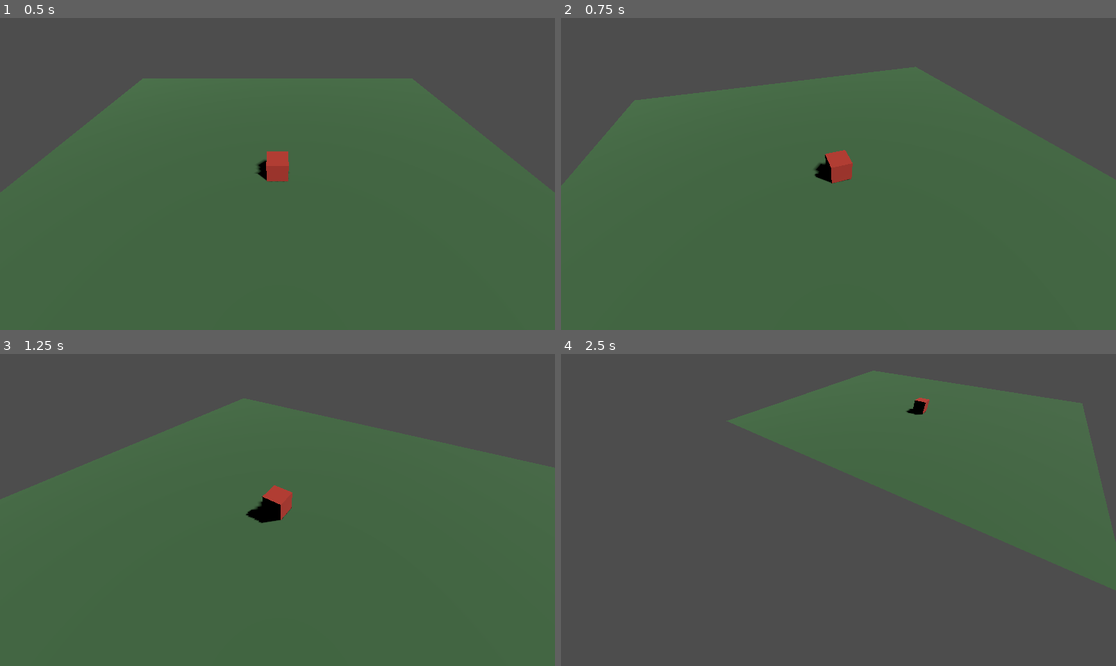
Above: before the commit, frames 1-4 (two rows, left to right).
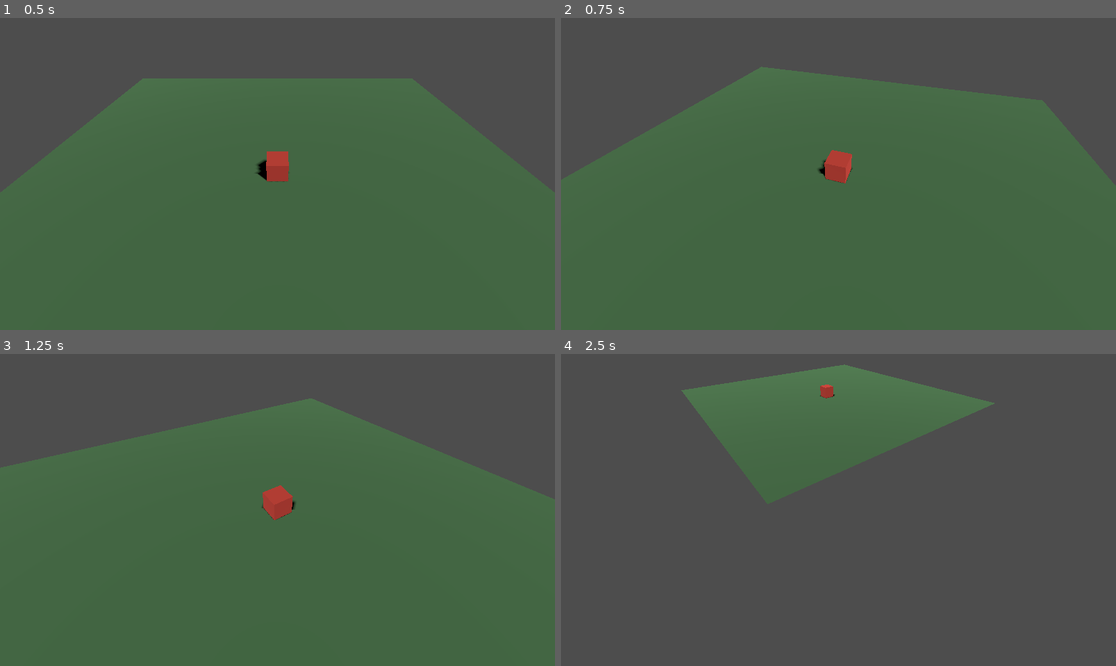
Above: after the commit, the same moments.

Repository: Agdorkiu/Zoo
Game: Godot game, scene res://test/TestScene.tscn
The game is run twice, just before and just after one commit, with the same random seed, the same clock (stepped at 60 frames per second) and the same inputs.
Inputs (mouse positions are in pixels of both pictures, inside the frame that each line leads up to):
- Up to frame 1 (0.5 s): no input
- Up to frame 2 (0.75 s): tap Enter at 0.5 s; move the mouse to (960, 158) at 0.52 s; hold E (camera_rotate_left, bound only after the commit) from 0.53 s (still down); click (960, 158) at 0.67 s
- Up to frame 3 (1.25 s): keep holding E (camera_rotate_left, bound only after the commit); tap Q (camera_rotate_left, bound only before the commit) at 0.8 s
- Up to frame 4 (2.5 s): release E (camera_rotate_left, bound only after the commit) at 1.25 s; drag from (727, 525) to (810, 572) at 1.27 s; tap Space at 2 s; move the mouse to (894, 441) at 2.02 s; hold S (camera_move_back) from 2.03 s (still down); click (894, 441) at 2.17 s; tap Q (camera_rotate_left, bound only before the commit) at 2.3 s

Frame 1 is identical in both runs. In frame 2, 4.8% of the frame differs, in the area x 0-100%, y 15-54%; in frame 3, 4.4%; in frame 4, 22%, in the area x 21-100%, y 3-76%.

Commit message:
v0.2.2
Cambiado el control del click izquierdo al click derecho

Diff:
--- a/camera/camera_rig/CameraRig.gd
+++ b/camera/camera_rig/CameraRig.gd
@@ -17,7 +17,7 @@
 ##   - Teclado Q/E: rotar la cámara (yaw).
 ##   - Rueda del ratón: acercar / alejar (zoom).
 ##   - Botón central + arrastrar a los lados: rotar la cámara (yaw).
-##   - Botón izquierdo + arrastrar: mover la cámara (paneo del mapa).
+##   - Botón derecho + arrastrar: mover la cámara (paneo del mapa).
 ##
 ## Importante: el HUD (TimeHUD, etc.) vive en un CanvasLayer, independiente
 ## de este árbol 3D, así que nunca se ve afectado por este nodo. Además,
@@ -46,27 +46,27 @@
 ## Radianes de rotación por píxel de arrastre horizontal.
 @export var drag_rotate_sensitivity: float = 0.006
 
-## --- Arrastre con botón izquierdo: mover (paneo) ---------------------------
+## --- Arrastre con botón derecho: mover (paneo) ------------------------------
 ## Unidades de mundo por píxel de arrastre, al zoom de referencia (min_zoom).
 @export var drag_pan_sensitivity: float = 0.02
 ## Invierte la dirección del paneo si se siente "al revés".
 @export var invert_pan: bool = false
-## Movimiento máximo (en píxeles) antes de considerar que un clic izquierdo
-## fue en realidad un arrastre. Por debajo de esto, se emite `left_click`
+## Movimiento máximo (en píxeles) antes de considerar que un clic derecho
+## fue en realidad un arrastre. Por debajo de esto, se emite `right_click`
 ## para que un futuro sistema de selección lo use sin pisar el paneo.
 @export var click_vs_drag_threshold_px: float = 6.0
 
-## Emite la posición de pantalla de un clic izquierdo que NO se convirtió
+## Emite la posición de pantalla de un clic derecho que NO se convirtió
 ## en arrastre (para un futuro sistema de selección de objetos del mapa).
-signal left_click(screen_position: Vector2)
+signal right_click(screen_position: Vector2)
 
 @onready var _pivot: Node3D = $CameraPivot
 @onready var _camera: Camera3D = $CameraPivot/CameraArm/Camera3D
 
 var _is_panning: bool = false
 var _is_rotating: bool = false
-var _left_press_position: Vector2 = Vector2.ZERO
-var _left_drag_distance: float = 0.0
+var _right_press_position: Vector2 = Vector2.ZERO
+var _right_drag_distance: float = 0.0
 
 
 func _ready() -> void:
@@ -74,8 +74,8 @@
 	_ensure_action("camera_move_back", [KEY_S])
 	_ensure_action("camera_move_left", [KEY_A])
 	_ensure_action("camera_move_right", [KEY_D])
-	_ensure_action("camera_rotate_left", [KEY_Q])
-	_ensure_action("camera_rotate_right", [KEY_E])
+	_ensure_action("camera_rotate_left", [KEY_E])
+	_ensure_action("camera_rotate_right", [KEY_Q])
 
 	_camera.position.z = clamp(_camera.position.z, min_zoom, max_zoom)
 
@@ -140,15 +140,15 @@
 		MOUSE_BUTTON_WHEEL_DOWN:
 			if event.pressed:
 				_zoom(zoom_step)
-		MOUSE_BUTTON_LEFT:
+		MOUSE_BUTTON_RIGHT:
 			if event.pressed:
 				_is_panning = true
-				_left_press_position = event.position
-				_left_drag_distance = 0.0
+				_right_press_position = event.position
+				_right_drag_distance = 0.0
 			else:
 				_is_panning = false
-				if _left_drag_distance <= click_vs_drag_threshold_px:
-					left_click.emit(_left_press_position)
+				if _right_drag_distance <= click_vs_drag_threshold_px:
+					right_click.emit(_right_press_position)
 		MOUSE_BUTTON_MIDDLE:
 			_is_rotating = event.pressed
 
@@ -157,7 +157,7 @@
 
 func _handle_mouse_motion(event: InputEventMouseMotion) -> void:
 	if _is_panning:
-		_left_drag_distance += event.relative.length()
+		_right_drag_distance += event.relative.length()
 		_pan(event.relative)
 	if _is_rotating:
 		# Solo el componente horizontal del arrastre rota la cámara, tal
--- a/test/TestScene.tscn
+++ b/test/TestScene.tscn
@@ -14,19 +14,19 @@
 [sub_resource type="StandardMaterial3D" id="Material_cube"]
 albedo_color = Color(0.8, 0.25, 0.2, 1)
 
-[node name="TestScene" type="Node3D"]
+[node name="TestScene" type="Node3D" unique_id=490509028]
 
-[node name="DirectionalLight3D" type="DirectionalLight3D" parent="."]
+[node name="DirectionalLight3D" type="DirectionalLight3D" parent="." unique_id=603054501]
 transform = Transform3D(0.707, -0.5, 0.5, 0, 0.707, 0.707, -0.707, -0.5, 0.5, 0, 10, 0)
 shadow_enabled = true
 
-[node name="Ground" type="MeshInstance3D" parent="."]
+[node name="Ground" type="MeshInstance3D" parent="." unique_id=1045680306]
 mesh = SubResource("PlaneMesh_ground")
 surface_material_override/0 = SubResource("Material_ground")
 
-[node name="Cube" type="MeshInstance3D" parent="."]
+[node name="Cube" type="MeshInstance3D" parent="." unique_id=728036036]
 transform = Transform3D(1, 0, 0, 0, 1, 0, 0, 0, 1, 0, 1, 0)
 mesh = SubResource("BoxMesh_cube")
 surface_material_override/0 = SubResource("Material_cube")
 
-[node name="CameraRig" parent="." instance=ExtResource("1")]
+[node name="CameraRig" parent="." unique_id=1261931938 instance=ExtResource("1")]
